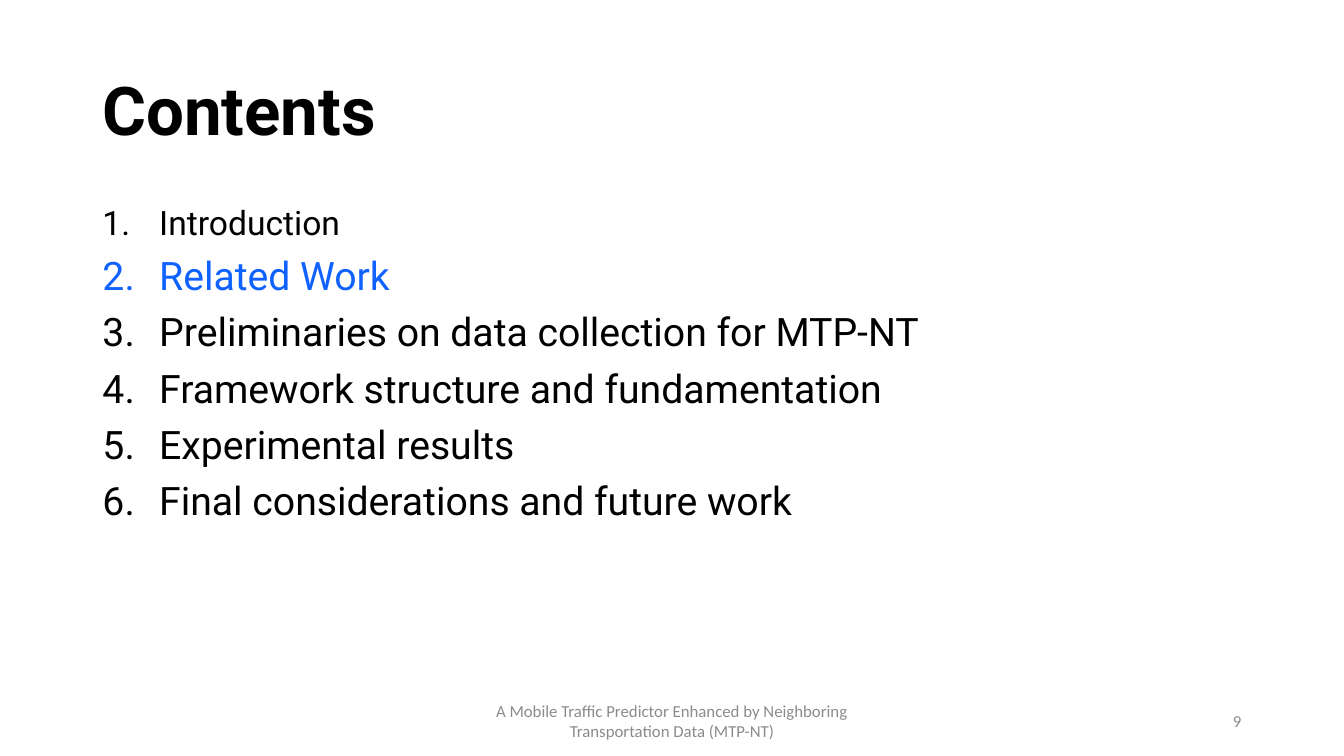
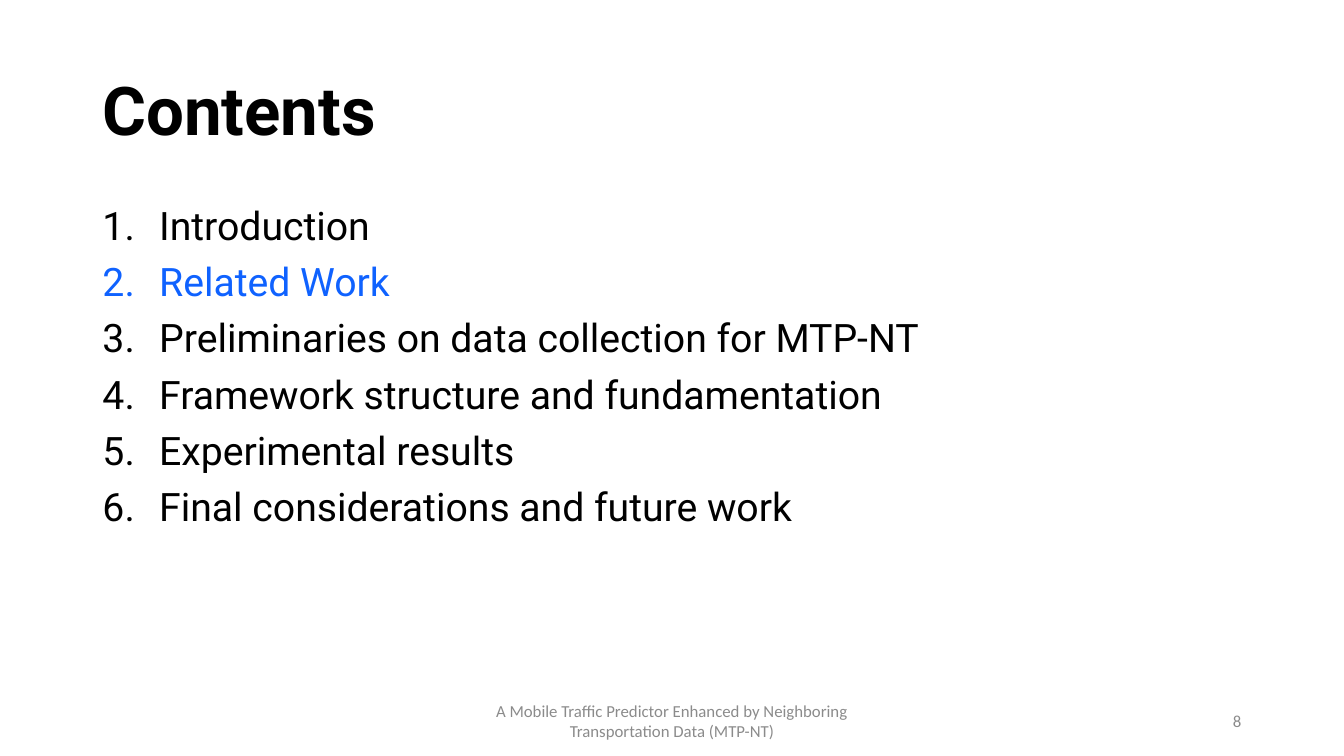
Before and after one commit to PatrickLdA/milan-telecom-analysis, a slide deck: slide 8 of defesa.pptx (slide 9 before the commit). Drawn at 1344x756 pixels with LibreOffice and Linux fonts; fonts in the diff are those of the drawing. Boxes give left, top, right and bottom in pixels: in the first picture for what was removed or moved away, otherwise in the second. Text is boxed around its words. In the diff, an @@ line names an element or a change of style, - is before the commit and + after.

```diff
--- a/defesa.pptx
+++ b/defesa.pptx
@@ text at (x1=159, y1=210, x2=370, y2=241): size 24 to 28 pt in "Introduction" @@
@@ page number at (x1=1233, y1=715, x2=1241, y2=727): text changed @@
-9
+8
```
Also in this commit, not shown: 10 other slides changed, 10 slides added, 1 slide removed.
